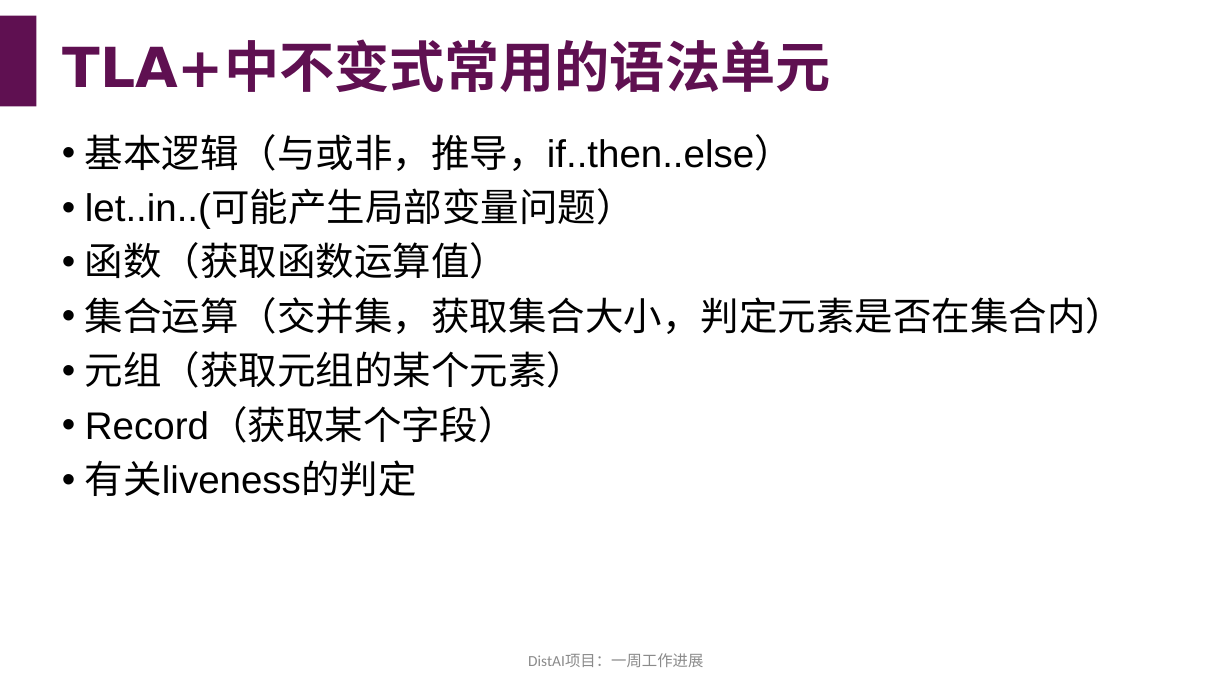
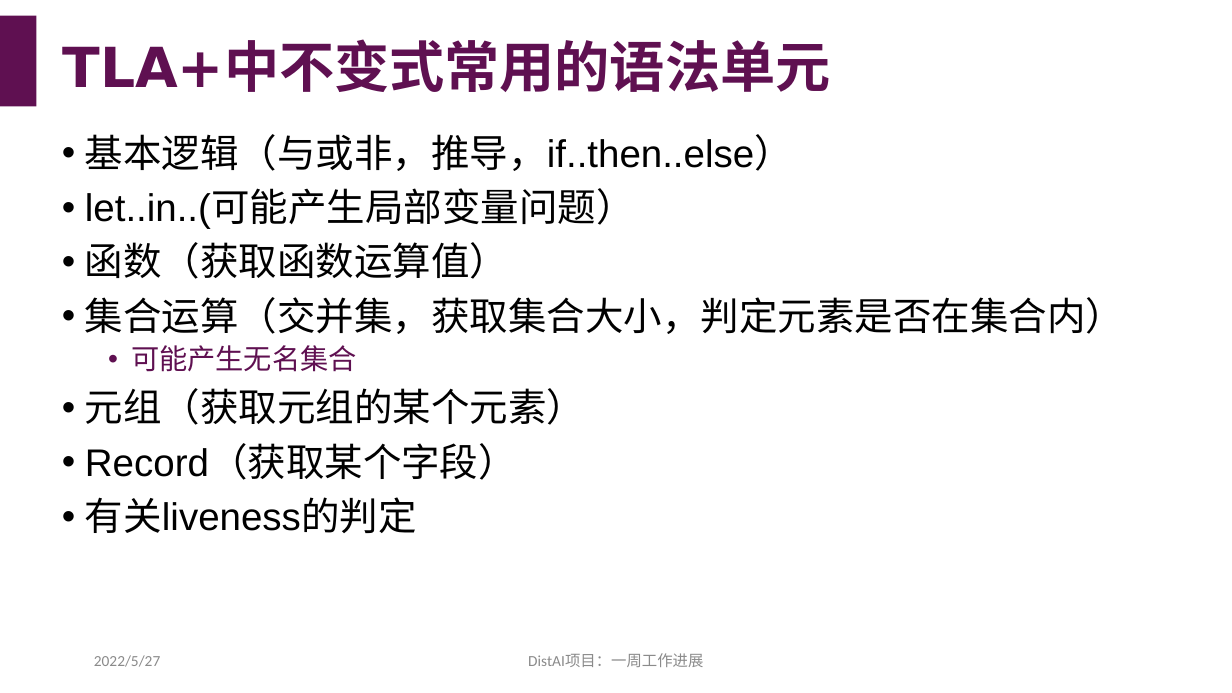
Before and after one commit to hengxin/dist-ai, a slide deck: slide 14 of reports/8-20220520-一周工作进展.pptx. Drawn at 1232x693 pixels with LibreOffice and Linux fonts; fonts in the diff are those of the drawing. Boxes give left, top, right and bottom in pixels: in the first picture for what was removed or moved away, otherwise in the second. Text is boxed around its words. In the diff, an @@ line names an element or a change of style, - is before the commit and + after.

```diff
--- a/reports/8-20220520-一周工作进展.pptx
+++ b/reports/8-20220520-一周工作进展.pptx
@@ text at <box>131,345,356,372</box>: paragraph added @@
+  • 可能产生无名集合
@@ text added at <box>94,655,160,667</box>, 12 pt, text #8C8C8C @@
+2022/5/27
```
Also in this commit, not shown: 14 other slides changed, 1 slide added.
